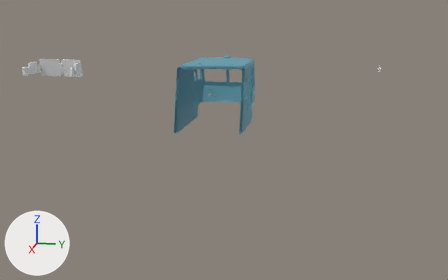
One commit to the Blender file ModelTrain/ScaleTT/MAV-V63/v63.blend: the scene before it, then after it.
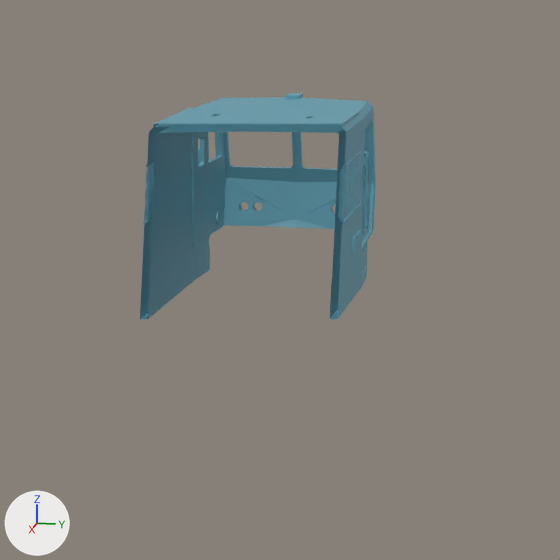
Old and new are each drawn whole from a camera (50 mm lens) standing at (192.3, 51.8, 29.9) and looking at (-0.8, 13.1, -18.4) and again close up on the part from 28% to 71% of the width and 9% to 77% of the height. Every picture has the same lights, and +X, +Y and +Z are marked at lower left. The close-ups show mesh edges as thin lines. Everything nearer to the camera than a plane just in front of the edit is cut away.

Objects in the first close-up: 'Karosszéria'.
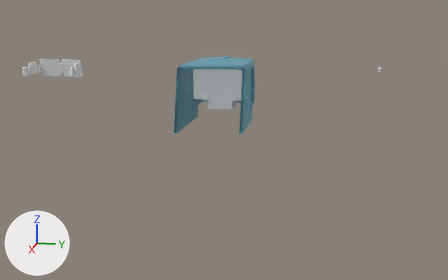
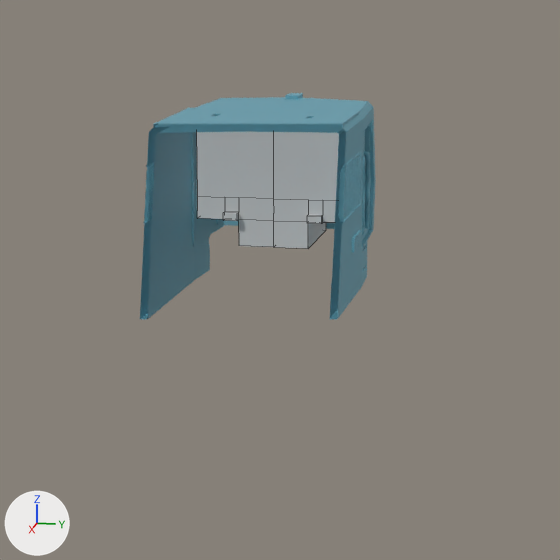
The change in detail:
Object 'Kabin' (ob_kabin) is now shown.

Location of each change, (x1, y1, x2, y2) in pixels of the close-ups (560 x 560 px):
'Kabin', shown: after (196, 132, 339, 249)
